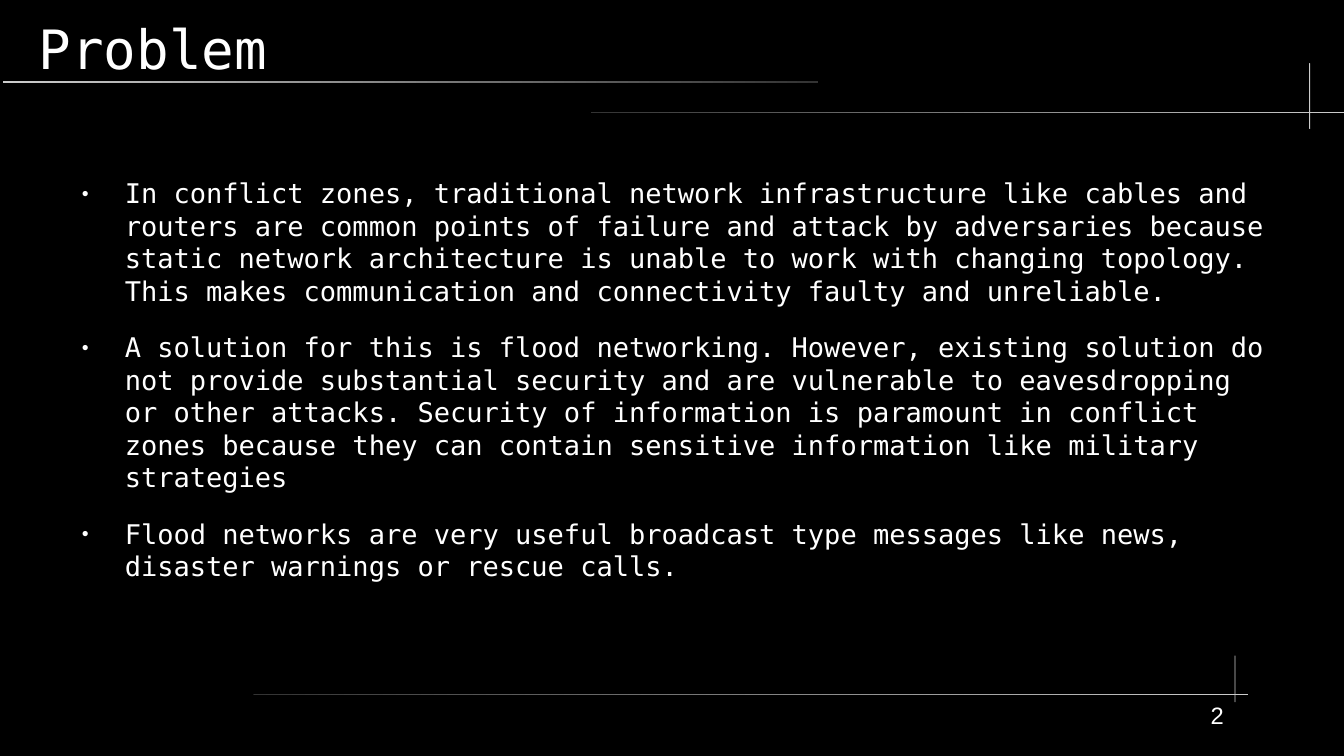
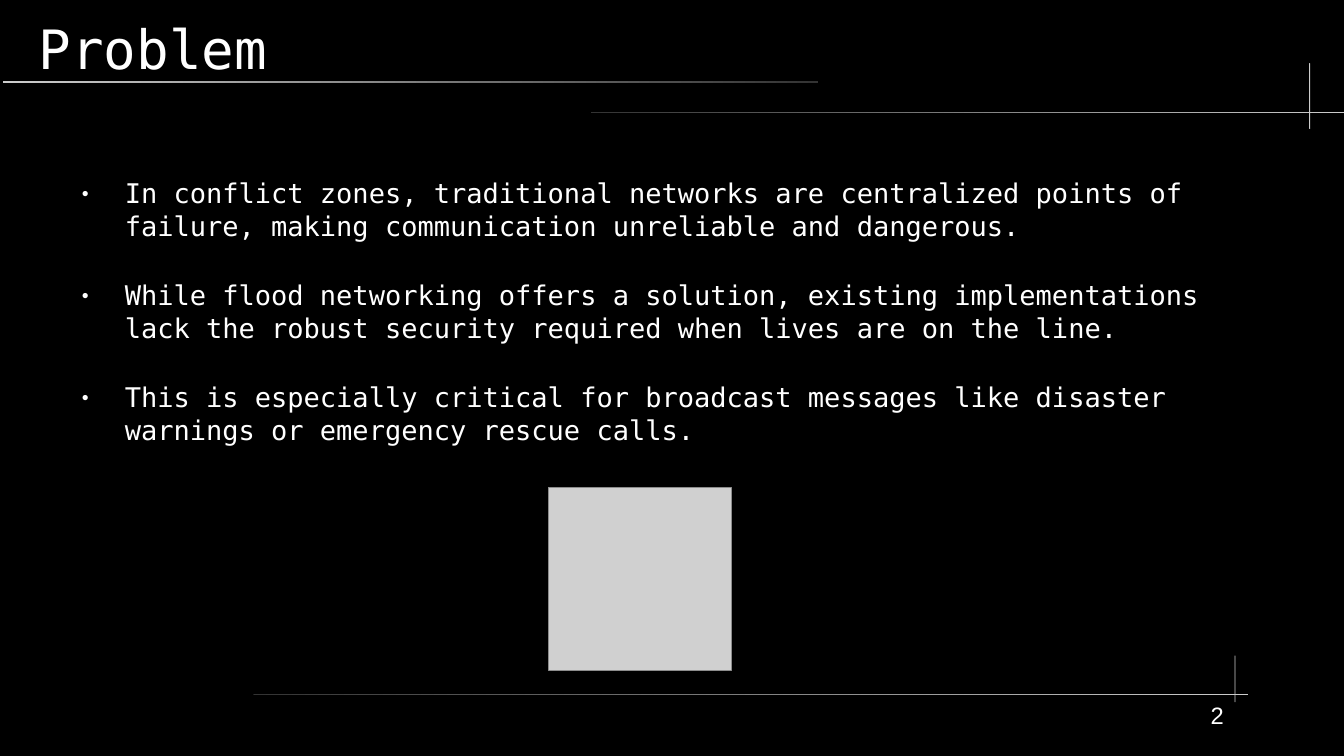
Before and after one commit to shinymonitor/hackyeah, a slide deck: slide 2 of presentation.odp. Drawn at 1344x756 pixels with LibreOffice and Linux fonts; fonts in the diff are those of the drawing; grey boxes stand for pictures. Boxes give left, top, right and bottom in pixels: in the first picture for what was removed or moved away, otherwise in the second. Text is boxed around its words. In the diff, an @@ line names an element or a change of style, - is before the commit and + after.

```diff
--- a/presentation.odp
+++ b/presentation.odp
@@ text at [125,182,1198,445]: text changed @@
-● In conflict zones, traditional network infrastructure like cables and routers are common points of failure and attack by adversaries because static network architecture is unable to work with changing topology. This makes communication and connectivity faulty and unreliable.
-● A solution for this is flood networking. However, existing solution do not provide substantial security and are vulnerable to eavesdropping or other attacks. Security of information is paramount in conflict zones because they can contain sensitive information like military strategies
-● Flood networks are very useful broadcast type messages like news, disaster warnings or rescue calls.
+● In conflict zones, traditional networks are centralized points of failure, making communication unreliable and dangerous.
+● While flood networking offers a solution, existing implementations lack the robust security required when lives are on the line.
+● This is especially critical for broadcast messages like disaster warnings or emergency rescue calls.
@@ picture added at [549,488,732,671] @@
```
Also in this commit, not shown: 6 other slides changed, 2 other files.
